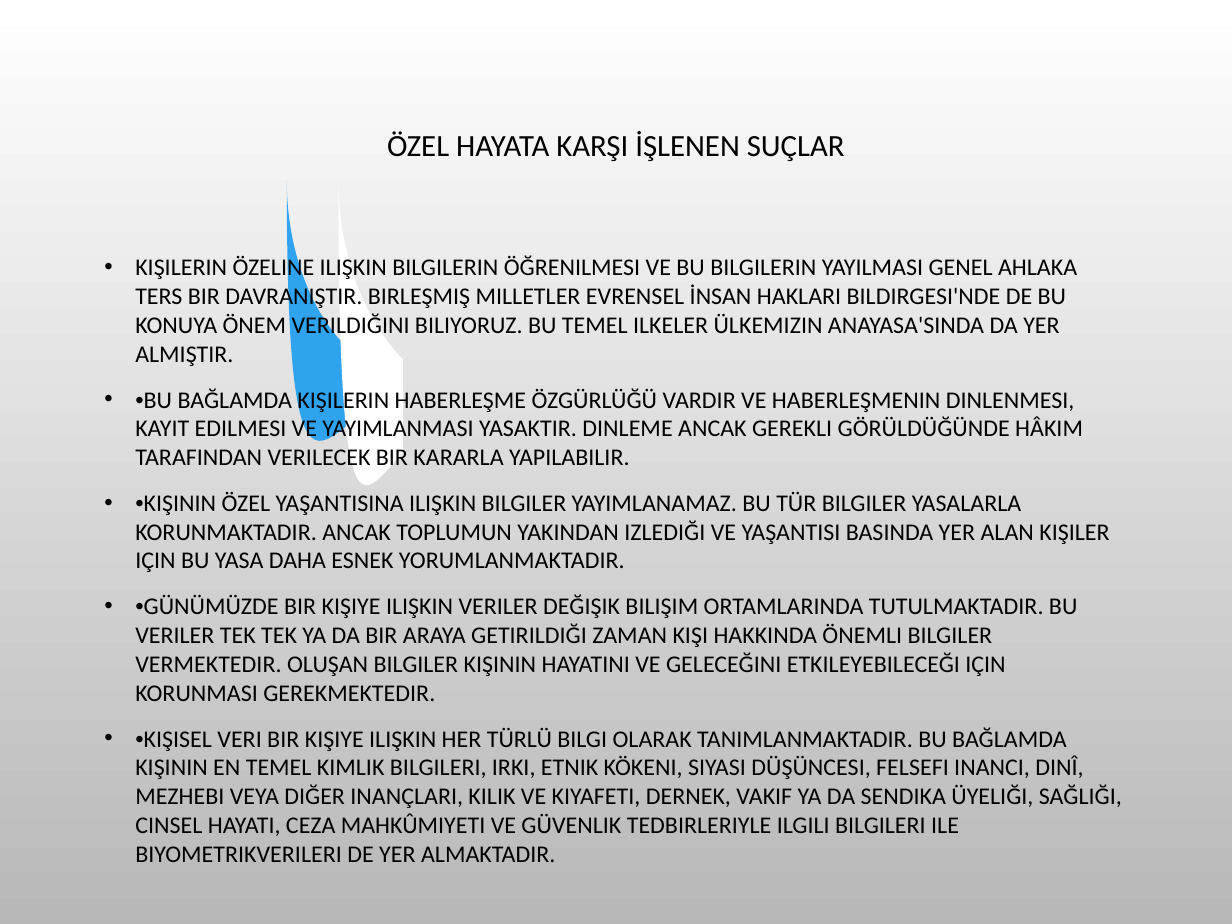
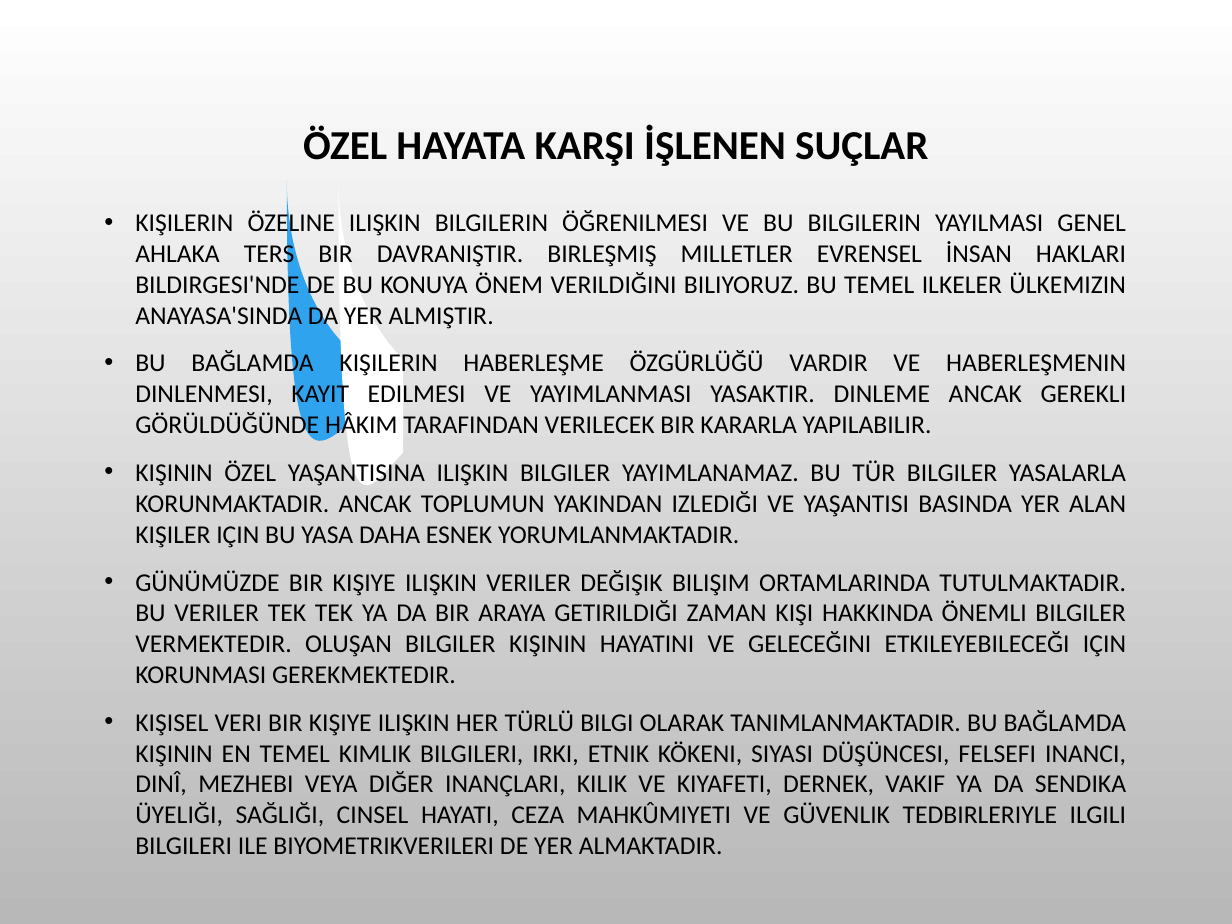
Before and after one commit to SevdanurGENC/20-21-Lecture-Notes, a slide deck: slide 19 of Bilişim Etiği ve Hukuku/3. Bolum - Meslek Etigi.ppt. Drawn at 1232x924 pixels with LibreOffice and Linux fonts; fonts in the diff are those of the drawing; background and template pictures are left out. Boxes give left, top, right and bottom in pixels: in the first picture for what was removed or moved away, otherwise in the second. Text is boxed around its words. In the diff, an @@ line names an element or a change of style, - is before the commit and + after.

```diff
--- a/Bilişim Etiği ve Hukuku/3. Bolum - Meslek Etigi.ppt
+++ b/Bilişim Etiği ve Hukuku/3. Bolum - Meslek Etigi.ppt
@@ title "ÖZEL HAYATA KARŞI İŞLENEN SUÇLAR" at (303, 126, 928, 166): size 18 to 24 pt, bold on @@
@@ text at (135, 210, 1126, 330): size 14 to 15 pt in "KIŞILERIN ÖZELINE ILIŞKIN BILGILERIN ÖĞRENILMESI VE BU ..."; alignment left to justified @@
@@ text at (135, 351, 1127, 854): text changed; size 14 to 15 pt @@
-• •BU BAĞLAMDA KIŞILERIN HABERLEŞME ÖZGÜRLÜĞÜ VARDIR VE HABERLEŞMENIN DINLENMESI, KAYIT EDILMESI VE YAYIMLANMASI YASAKTIR. DINLEME ANCAK GEREKLI GÖRÜLDÜĞÜNDE HÂKIM TARAFINDAN VERILECEK BIR KARARLA YAPILABILIR.
-• •KIŞININ ÖZEL YAŞANTISINA ILIŞKIN BILGILER YAYIMLANAMAZ. BU TÜR BILGILER YASALARLA KORUNMAKTADIR. ANCAK TOPLUMUN YAKINDAN IZLEDIĞI VE YAŞANTISI BASINDA YER ALAN KIŞILER IÇIN BU YASA DAHA ESNEK YORUMLANMAKTADIR.
-• •GÜNÜMÜZDE BIR KIŞIYE ILIŞKIN VERILER DEĞIŞIK BILIŞIM ORTAMLARINDA TUTULMAKTADIR. BU VERILER TEK TEK YA DA BIR ARAYA GETIRILDIĞI ZAMAN KIŞI HAKKINDA ÖNEMLI BILGILER VERMEKTEDIR. OLUŞAN BILGILER KIŞININ HAYATINI VE GELECEĞINI ETKILEYEBILECEĞI IÇIN KORUNMASI GEREKMEKTEDIR.
-• •KIŞISEL VERI BIR KIŞIYE ILIŞKIN HER TÜRLÜ BILGI OLARAK TANIMLANMAKTADIR. BU BAĞLAMDA KIŞININ EN TEMEL KIMLIK BILGILERI, IRKI, ETNIK KÖKENI, SIYASI DÜŞÜNCESI, FELSEFI INANCI, DINÎ, MEZHEBI VEYA DIĞER INANÇLARI, KILIK VE KIYAFETI, DERNEK, VAKIF YA DA SENDIKA ÜYELIĞI, SAĞLIĞI, CINSEL HAYATI, CEZA MAHKÛMIYETI VE GÜVENLIK TEDBIRLERIYLE ILGILI BILGILERI ILE BIYOMETRIKVERILERI DE YER ALMAKTADIR.
+• BU BAĞLAMDA KIŞILERIN HABERLEŞME ÖZGÜRLÜĞÜ VARDIR VE HABERLEŞMENIN DINLENMESI, KAYIT EDILMESI VE YAYIMLANMASI YASAKTIR. DINLEME ANCAK GEREKLI GÖRÜLDÜĞÜNDE HÂKIM TARAFINDAN VERILECEK BIR KARARLA YAPILABILIR.
+• KIŞININ ÖZEL YAŞANTISINA ILIŞKIN BILGILER YAYIMLANAMAZ. BU TÜR BILGILER YASALARLA KORUNMAKTADIR. ANCAK TOPLUMUN YAKINDAN IZLEDIĞI VE YAŞANTISI BASINDA YER ALAN KIŞILER IÇIN BU YASA DAHA ESNEK YORUMLANMAKTADIR.
+• GÜNÜMÜZDE BIR KIŞIYE ILIŞKIN VERILER DEĞIŞIK BILIŞIM ORTAMLARINDA TUTULMAKTADIR. BU VERILER TEK TEK YA DA BIR ARAYA GETIRILDIĞI ZAMAN KIŞI HAKKINDA ÖNEMLI BILGILER VERMEKTEDIR. OLUŞAN BILGILER KIŞININ HAYATINI VE GELECEĞINI ETKILEYEBILECEĞI IÇIN KORUNMASI GEREKMEKTEDIR.
+• KIŞISEL VERI BIR KIŞIYE ILIŞKIN HER TÜRLÜ BILGI OLARAK TANIMLANMAKTADIR. BU BAĞLAMDA KIŞININ EN TEMEL KIMLIK BILGILERI, IRKI, ETNIK KÖKENI, SIYASI DÜŞÜNCESI, FELSEFI INANCI, DINÎ, MEZHEBI VEYA DIĞER INANÇLARI, KILIK VE KIYAFETI, DERNEK, VAKIF YA DA SENDIKA ÜYELIĞI, SAĞLIĞI, CINSEL HAYATI, CEZA MAHKÛMIYETI VE GÜVENLIK TEDBIRLERIYLE ILGILI BILGILERI ILE BIYOMETRIKVERILERI DE YER ALMAKTADIR.
```
Also in this commit, not shown: 18 other slides changed, 3 other files.
